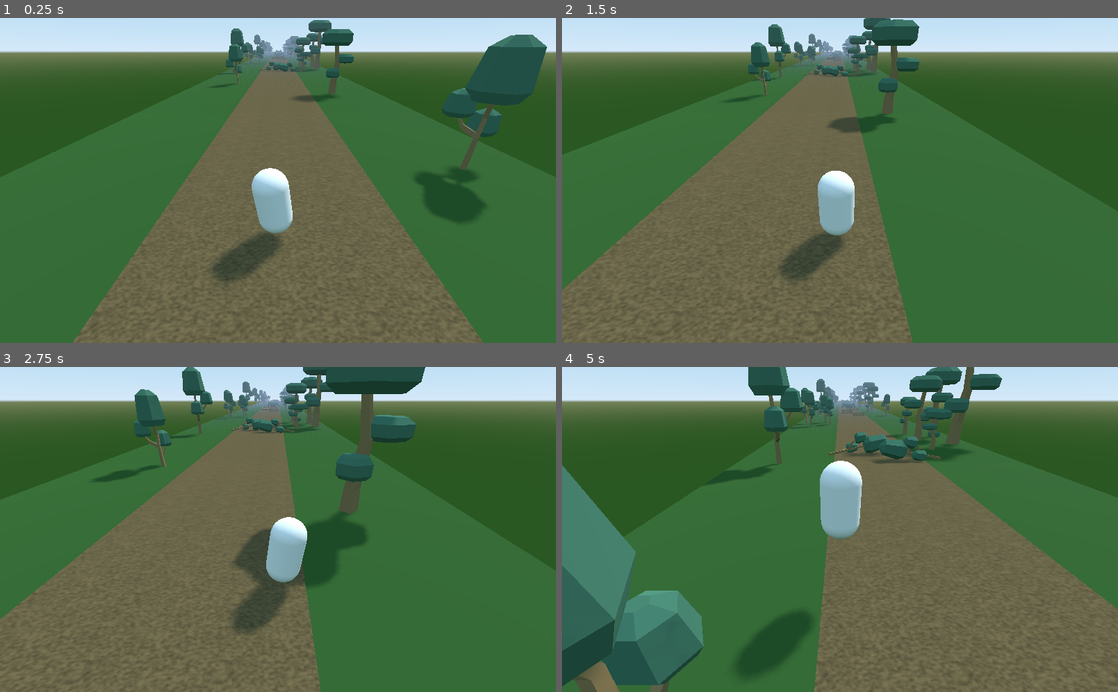
Above: before the commit, frames 1-4 (two rows, left to right).
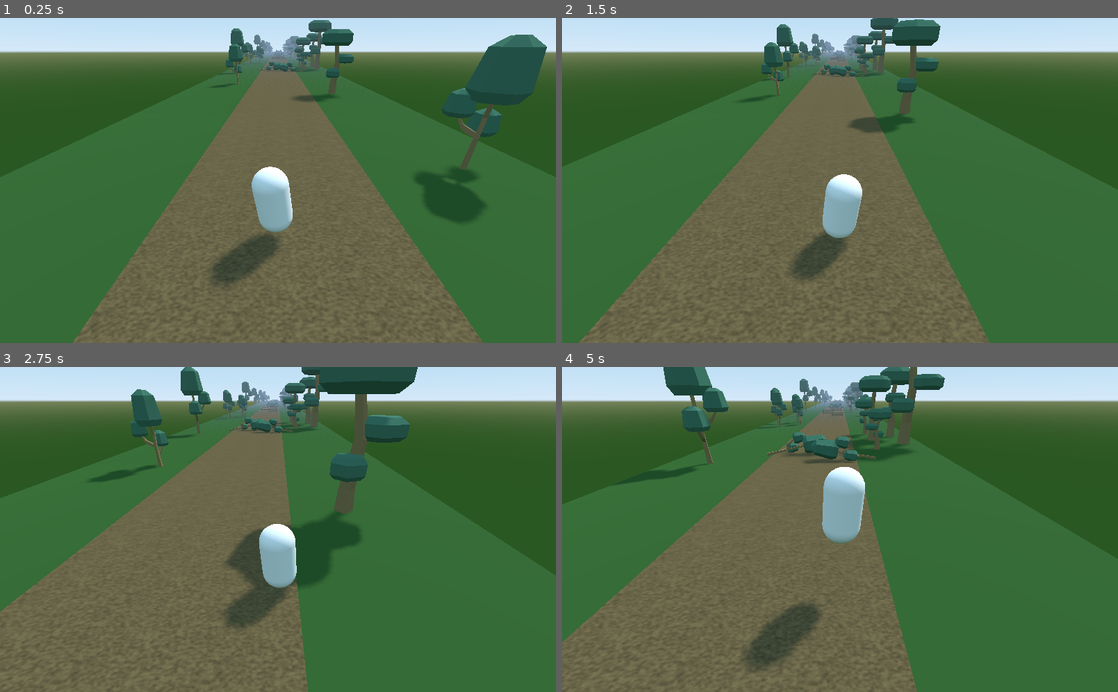
Above: after the commit, the same moments.

Repository: SPuntte/aitajuoksu-training
Game: Godot game, scene res://Main.tscn
Same seed, same stepped clock (60 frames per second), same inputs: the game is played once before the commit and once after it.
Inputs:
- Up to frame 1 (0.25 s): no input
- Up to frame 2 (1.5 s): hold Right (move_right) 0.53-1.28 s; tap Space (jump) at 0.77 s; hold Left (move_left) from 1.28 s (still down)
- Up to frame 3 (2.75 s): tap Space (jump) at 1.52 s; release Left (move_left) at 2.03 s; hold Right (move_right) from 2.03 s (still down)
- Up to frame 4 (5 s): tap Space (jump) at 3.02, 3.77, 4.52 s; release Right (move_right) at 3.53 s; hold Left (move_left) from 3.53 s (still down)

The runs differ from the first frame. In frame 1, less than 0.1% of the frame differs, in the area x 38-53%, y 45-82%; in frame 2, 16%; in frame 3, 5.0%; in frame 4, 59%, in the area x 0-100%, y 0-100%.

Commit message:
Disable player animation and movement when airborne

Diff:
--- a/Player.gd
+++ b/Player.gd
@@ -29,16 +29,17 @@
 
 # Called every frame. 'delta' is the elapsed time since the previous frame.
 func _physics_process(delta):
-	# Player animation
-	body_hinge.translation.y = step_height * (1 + sin(2.0 * PI * step_freq * time))
-	body_hinge.rotation_degrees.z = step_tilt * sin(PI * step_freq * time)
-	time += delta
+	# Player animation (while on ground)
+	if is_on_floor():
+		body_hinge.translation.y = step_height * (1 + sin(2.0 * PI * step_freq * time))
+		body_hinge.rotation_degrees.z = step_tilt * sin(PI * step_freq * time)
+		time += delta
 
 	# Sideways movement
 	var sideways: float = 0.0
-	if Input.is_action_pressed("move_right"):
+	if Input.is_action_pressed("move_right") and is_on_floor():
 		sideways += 1.0
-	if Input.is_action_pressed("move_left"):
+	if Input.is_action_pressed("move_left") and is_on_floor():
 		sideways -= 1.0
 
 	# Jumping
